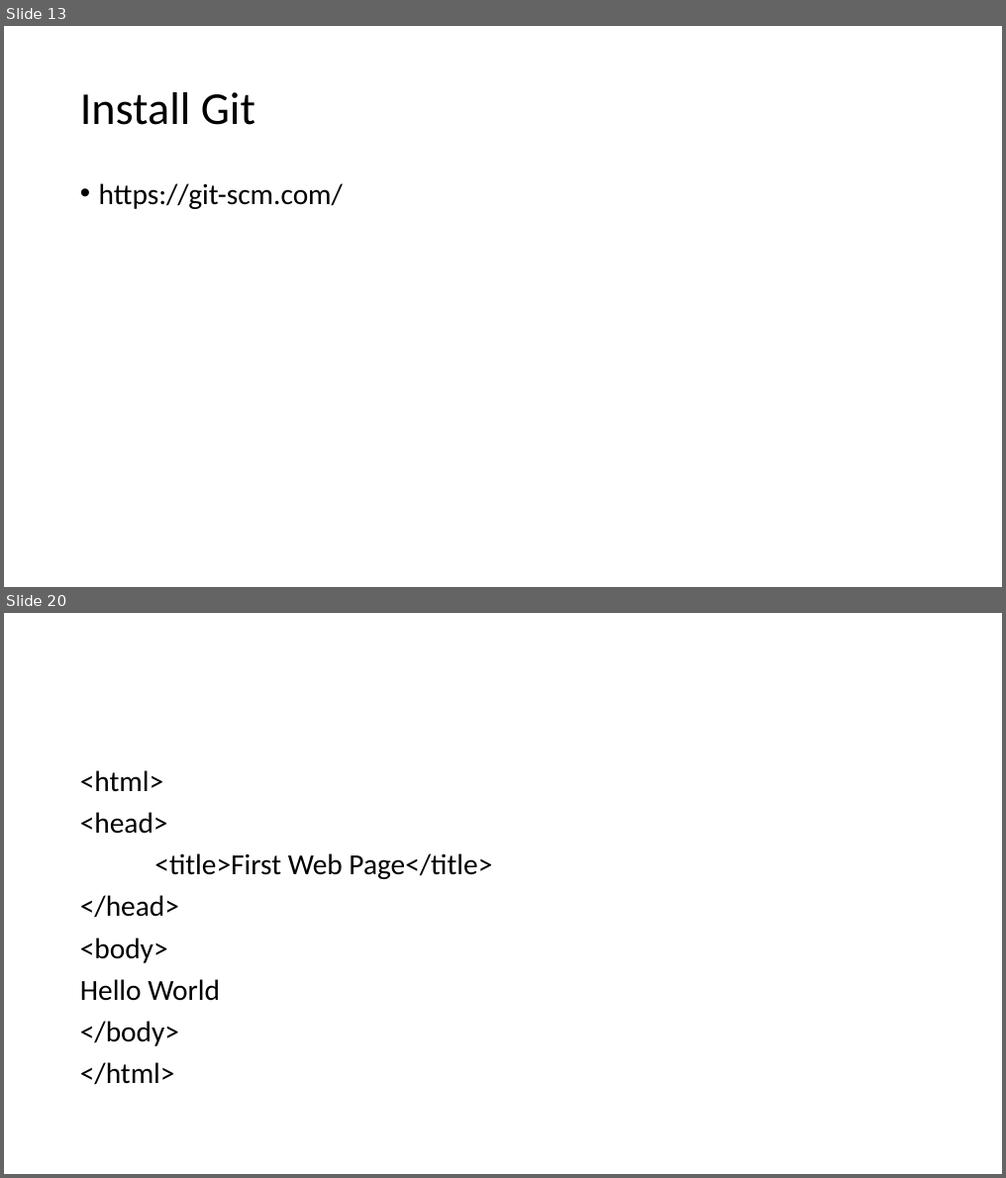
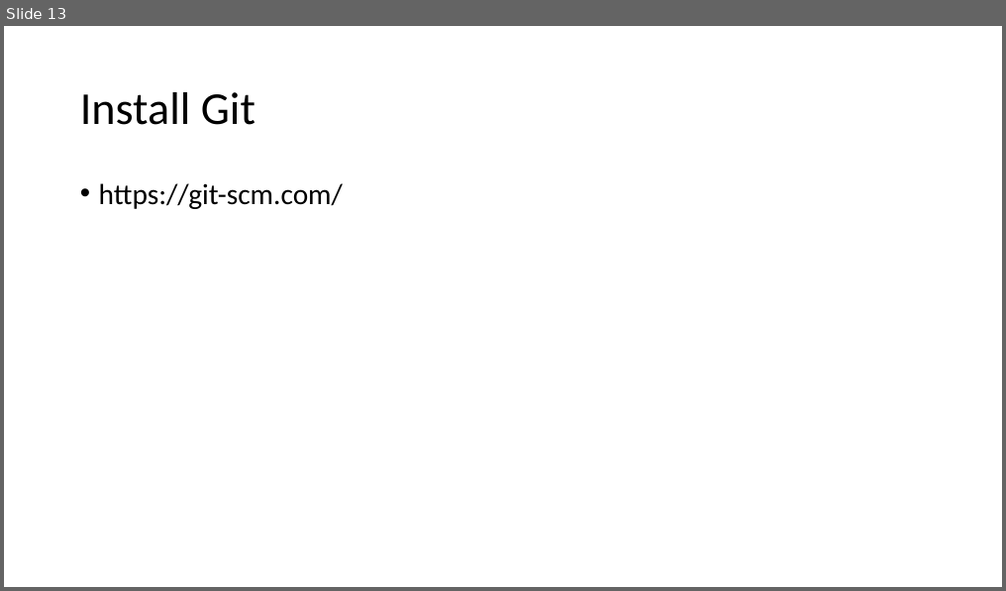
Before and after one commit to PiyushChaturvedii/Batch10, a slide deck: Git and Github.pptx. Shown one above the other, each under a label of ours: slides 13 and 20 before the commit, slide 13 after it; the slides between them are not shown. The pictures are 1006x1178 and 1006x591 pixels, drawn with LibreOffice and Linux fonts; fonts in the diff are those of the drawing. Boxes give left, top, right and bottom in pixels: in the first picture for what was removed or moved away, otherwise in the second. Text is boxed around its words. In the diff, an @@ line names an element or a change of style, - is before the commit and + after.

Commit message:
html

```diff
--- a/Git and Github.pptx
+++ b/Git and Github.pptx
@@ slide 20 removed at (4, 613, 1002, 1174), background #FFFFFF @@
@@ text removed at (80, 770, 492, 1085) @@
-<html>
-<head>
-<title>First Web Page</title>
-</head>
-<body>
-Hello World
-</body>
-</html>
```
Also in this commit, not shown: 1 slide added, 10 other slides removed, 7 other files.
